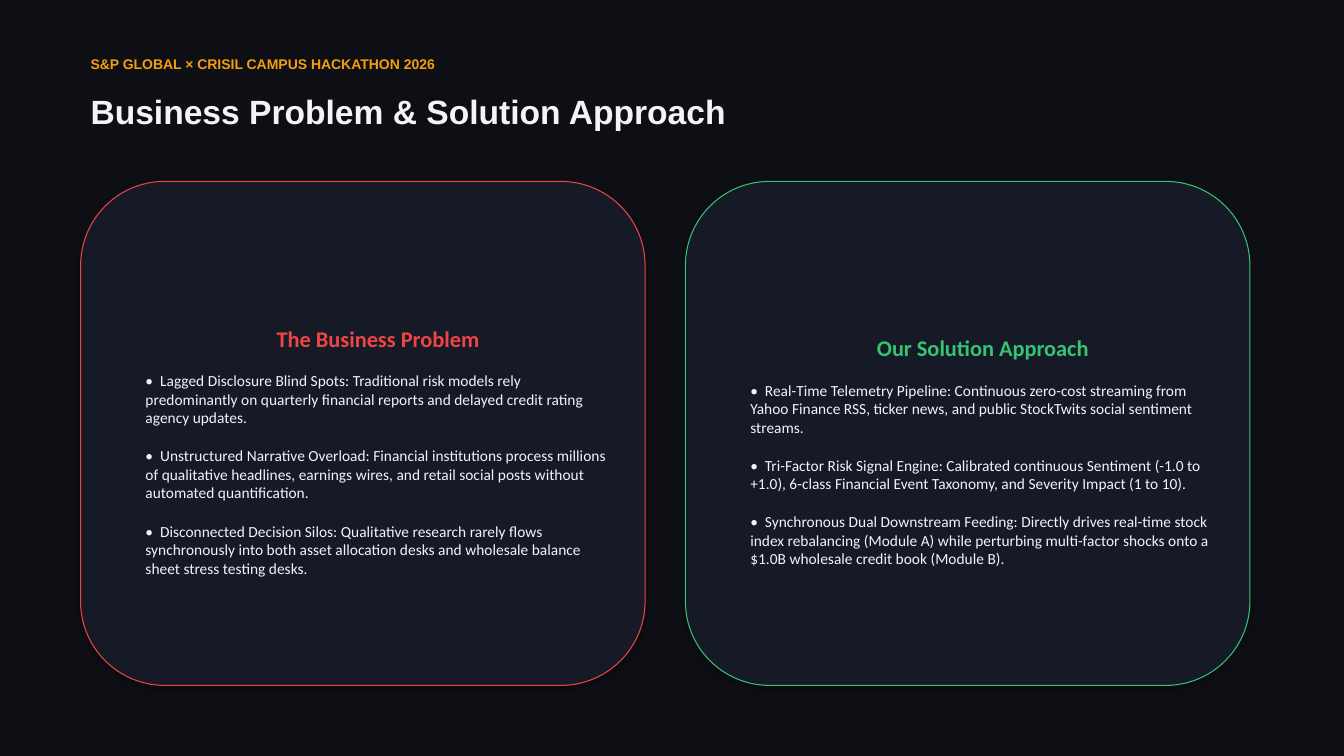
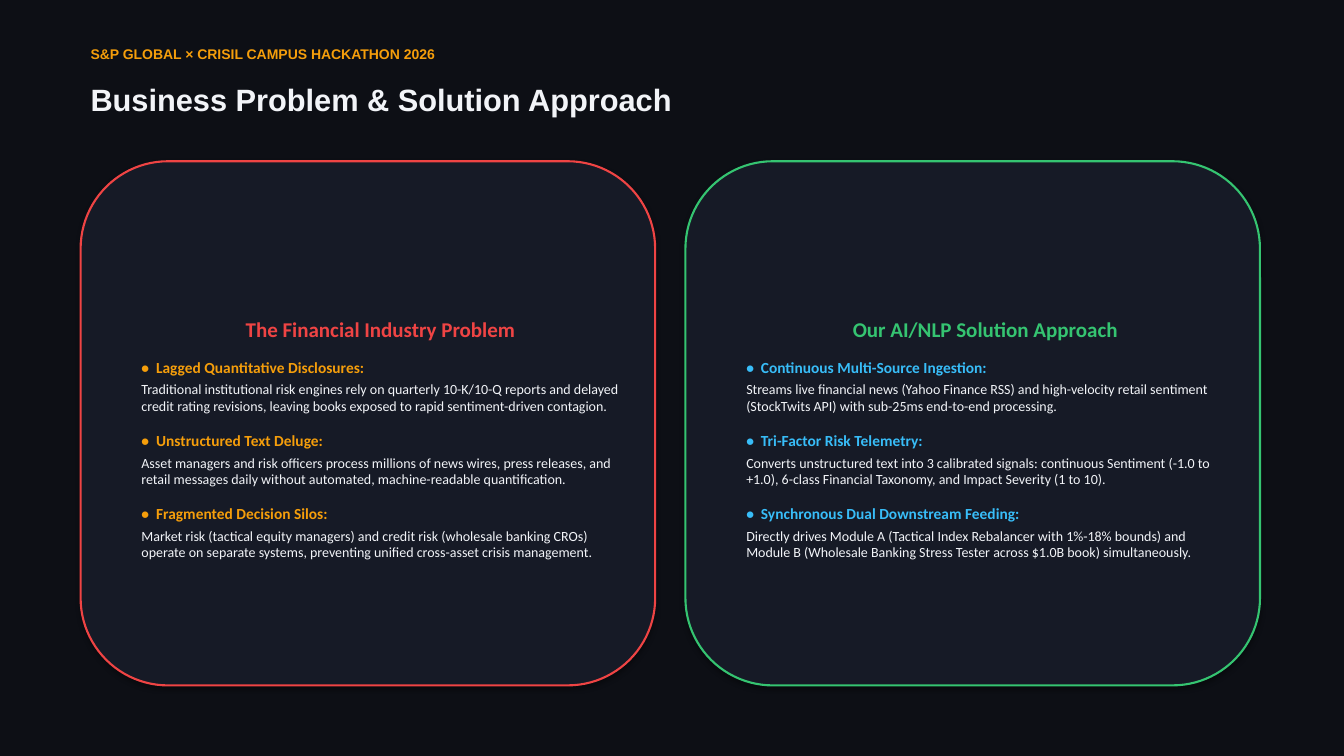
Before and after one commit to Vedant-Nalge/S-P-Crisil-Hackathon, a slide deck: slide 2 of docs/presentation.pptx. Drawn at 1344x756 pixels with LibreOffice and Linux fonts; fonts in the diff are those of the drawing. Boxes give left, top, right and bottom in pixels: in the first picture for what was removed or moved away, otherwise in the second. Text is boxed around its words. In the diff, an @@ line names an element or a change of style, - is before the commit and + after.

```diff
--- a/docs/presentation.pptx
+++ b/docs/presentation.pptx
@@ text "S&P GLOBAL × CRISIL CAMPUS ...": place and size @@
-text "S&P GLOBAL × CRISIL CAMPUS ..." at bbox=[91, 59, 435, 69]
+text "S&P GLOBAL × CRISIL CAMPUS ..." at bbox=[91, 49, 435, 59]
@@ text "Business Problem & Solution Approach": place and size @@
-text "Business Problem & Solution Approach" at bbox=[91, 99, 726, 131]
+text "Business Problem & Solution Approach" at bbox=[91, 88, 671, 116]
@@ text "Business Problem & Solution Approach" at bbox=[91, 88, 671, 116]: size 24 to 22 pt @@
@@ rounded rectangle "The Financial Industry Problem": place and size @@
-rounded rectangle "The Financial Industry Problem" at bbox=[81, 181, 645, 686]
+rounded rectangle "The Financial Industry Problem" at bbox=[81, 161, 655, 686]
@@ rounded rectangle "The Financial Industry Problem" at bbox=[81, 161, 655, 686]: outline #EF4444 0.75 pt to #EF4444 1.5 pt @@
@@ rounded rectangle "Our AI/NLP Solution Approach": place and size @@
-rounded rectangle "Our AI/NLP Solution Approach" at bbox=[686, 181, 1250, 686]
+rounded rectangle "Our AI/NLP Solution Approach" at bbox=[686, 161, 1260, 686]
@@ rounded rectangle "Our AI/NLP Solution Approach" at bbox=[686, 161, 1260, 686]: outline #35C471 0.75 pt to #35C471 1.5 pt @@
@@ text in rounded rectangle at bbox=[141, 322, 618, 560]: text changed; size 11 to 10 pt @@
-The Business Problem
-• Lagged Disclosure Blind Spots: Traditional risk models rely predominantly on quarterly financial reports and delayed credit rating agency updates.
-• Unstructured Narrative Overload: Financial institutions process millions of qualitative headlines, earnings wires, and retail social posts without automated quantification.
-• Disconnected Decision Silos: Qualitative research rarely flows synchronously into both asset allocation desks and wholesale balance sheet stress testing desks.
+The Financial Industry Problem
+• Lagged Quantitative Disclosures:
+Traditional institutional risk engines rely on quarterly 10-K/10-Q reports and delayed credit rating revisions, leaving books exposed to rapid sentiment-driven contagion.
+• Unstructured Text Deluge:
+Asset managers and risk officers process millions of news wires, press releases, and retail messages daily without automated, machine-readable quantification.
+• Fragmented Decision Silos:
+Market risk (tactical equity managers) and credit risk (wholesale banking CROs) operate on separate systems, preventing unified cross-asset crisis management.
@@ text in rounded rectangle at bbox=[746, 322, 1210, 560]: text changed; size 11 to 10 pt @@
-Our Solution Approach
-• Real-Time Telemetry Pipeline: Continuous zero-cost streaming from Yahoo Finance RSS, ticker news, and public StockTwits social sentiment streams.
-• Tri-Factor Risk Signal Engine: Calibrated continuous Sentiment (-1.0 to +1.0), 6-class Financial Event Taxonomy, and Severity Impact (1 to 10).
-• Synchronous Dual Downstream Feeding: Directly drives real-time stock index rebalancing (Module A) while perturbing multi-factor shocks onto a $1.0B wholesale credit book (Module B).
+Our AI/NLP Solution Approach
+• Continuous Multi-Source Ingestion:
+Streams live financial news (Yahoo Finance RSS) and high-velocity retail sentiment (StockTwits API) with sub-25ms end-to-end processing.
+• Tri-Factor Risk Telemetry:
+Converts unstructured text into 3 calibrated signals: continuous Sentiment (-1.0 to +1.0), 6-class Financial Taxonomy, and Impact Severity (1 to 10).
+• Synchronous Dual Downstream Feeding:
+Directly drives Module A (Tactical Index Rebalancer with 1%-18% bounds) and Module B (Wholesale Banking Stress Tester across $1.0B book) simultaneously.
```
Also in this commit, not shown: 5 other slides changed, 1 slide added, 1 slide removed, 6 other files.
